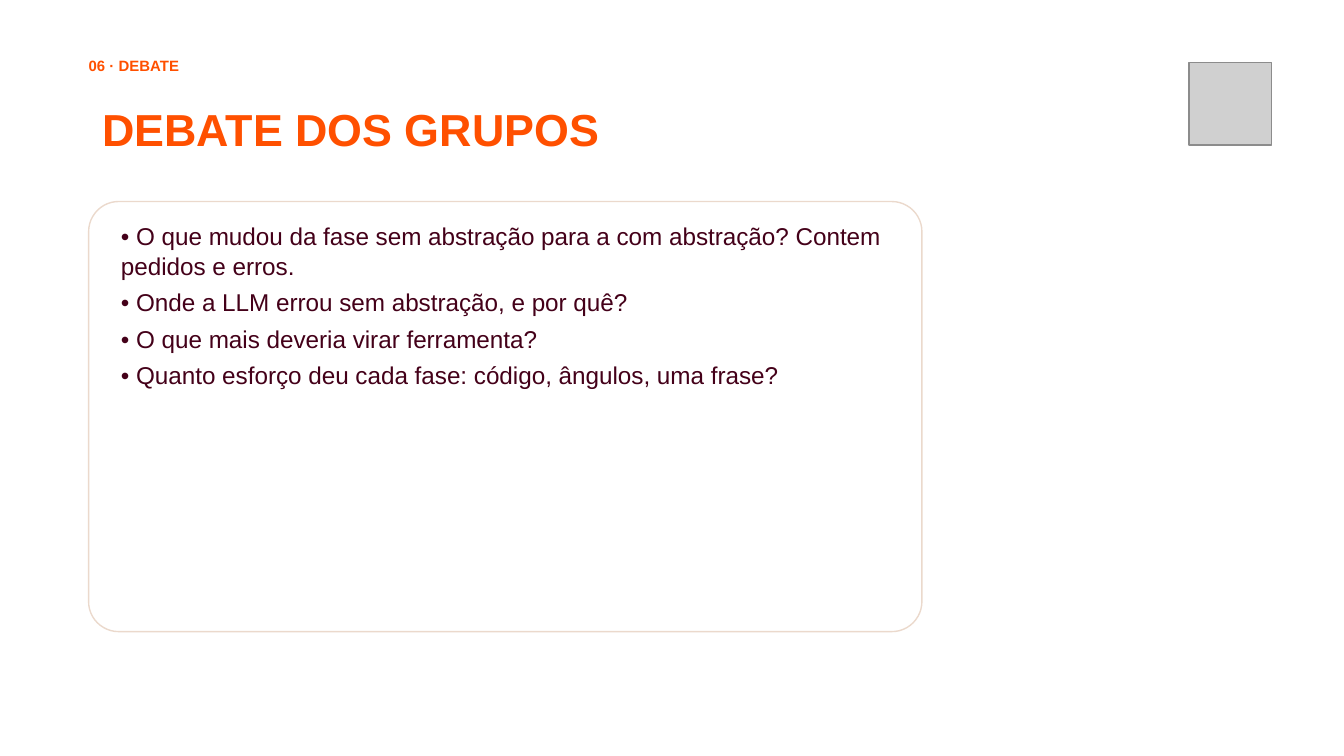
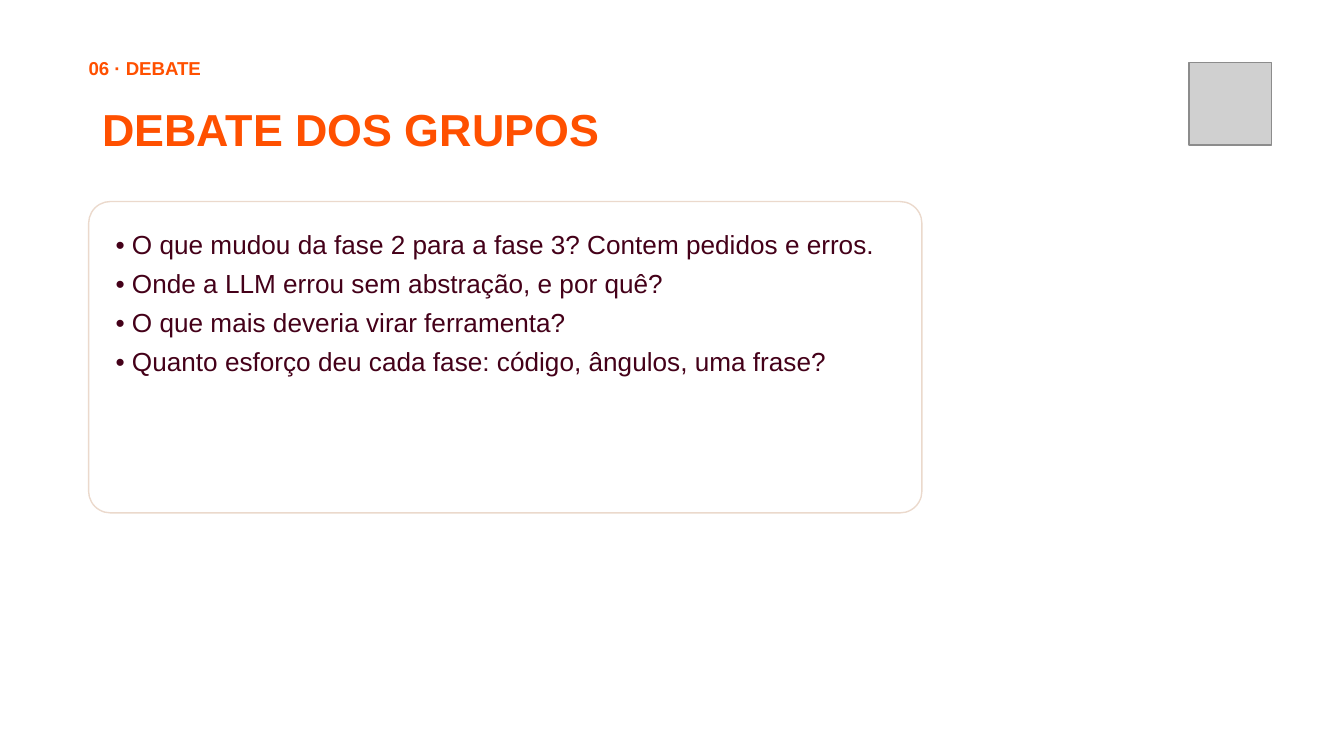
Before and after one commit to jhlr/plotter, a slide deck: slide 34 of workshop/dinamica-ia-hardware.pptx (slide 30 before the commit). Drawn at 1344x756 pixels with LibreOffice and Linux fonts; fonts in the diff are those of the drawing; grey boxes stand for pictures; background and template pictures are left out. Boxes give left, top, right and bottom in pixels: in the first picture for what was removed or moved away, otherwise in the second. Text is boxed around its words. In the diff, an @@ line names an element or a change of style, - is before the commit and + after.

```diff
--- a/workshop/dinamica-ia-hardware.pptx
+++ b/workshop/dinamica-ia-hardware.pptx
@@ text "06 · DEBATE" at <box>89,62,201,75</box>: size 8 to 10 pt @@
@@ rounded rectangle: place and size @@
-rounded rectangle at <box>89,202,922,632</box>
+rounded rectangle at <box>89,202,922,513</box>
@@ text at <box>132,235,874,260</box>: text changed; size 13 to 14 pt @@
-• O que mudou da fase sem abstração para a com abstração? Contem pedidos e erros.
+• O que mudou da fase 2 para a fase 3? Contem pedidos e erros.
@@ text at <box>132,274,826,376</box>: size 13 to 14 pt in "• Onde a LLM errou sem abstração, ...", "• O que mais deveria virar ferramenta?", "• Quanto esforço deu cada fase: código, ..." @@
```
Also in this commit, not shown: 21 other slides changed, 10 slides added, 6 slides removed, 36 other files.
